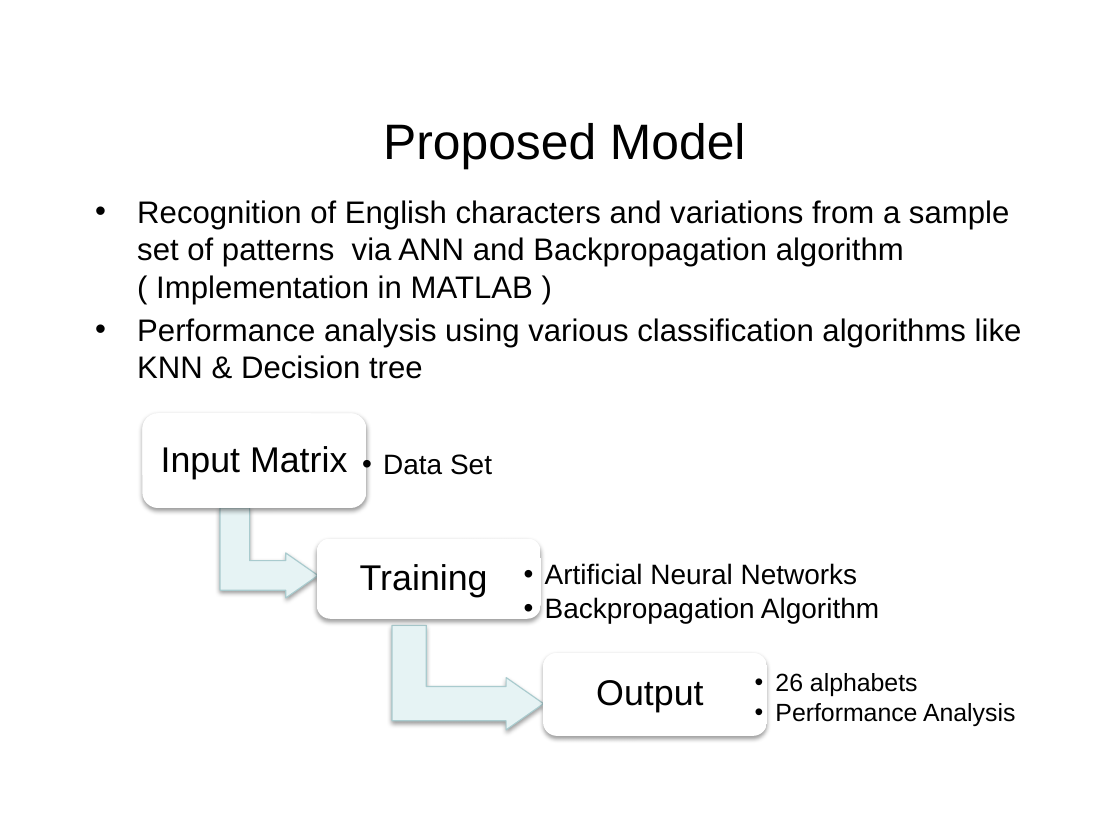
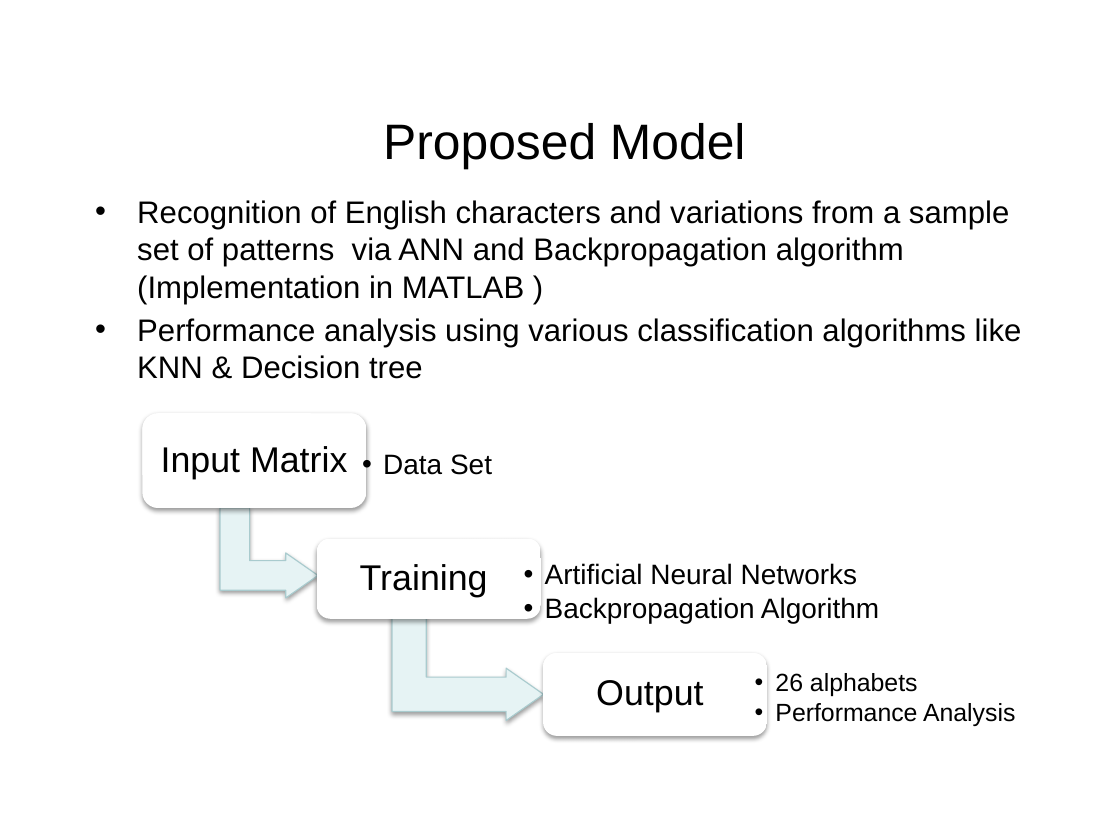
Before and after one commit to SouravChakraborty/CharacterRecognition_ANN, a slide deck: slide 5 of CHARACTER RECOGNITION USING NEURAL NETWORKS.pptx. Drawn at 1120x840 pixels with LibreOffice and Linux fonts; fonts in the diff are those of the drawing; background and template pictures are left out. Boxes give left, top, right and bottom in pixels: in the first picture for what was removed or moved away, otherwise in the second. Text is boxed around its words. In the diff, an @@ line names an element or a change of style, - is before the commit and + after.

Commit message:
ppt v4

```diff
--- a/CHARACTER RECOGNITION USING NEURAL NETWORKS.pptx
+++ b/CHARACTER RECOGNITION USING NEURAL NETWORKS.pptx
@@ text at (137,200,1009,304): spaces changed @@
-• Recognition of English characters and variations from a sample set of patterns via ANN and Backpropagation algorithm ( Implementation in MATLAB )
+• Recognition of English characters and variations from a sample set of patterns via ANN and Backpropagation algorithm (Implementation in MATLAB )
@@ bent up arrow: place and size @@
-bent up arrow at (392,625,543,729)
+bent up arrow at (392,616,543,720)
```
Also in this commit, not shown: 1 other slide changed, 1 slide added.
